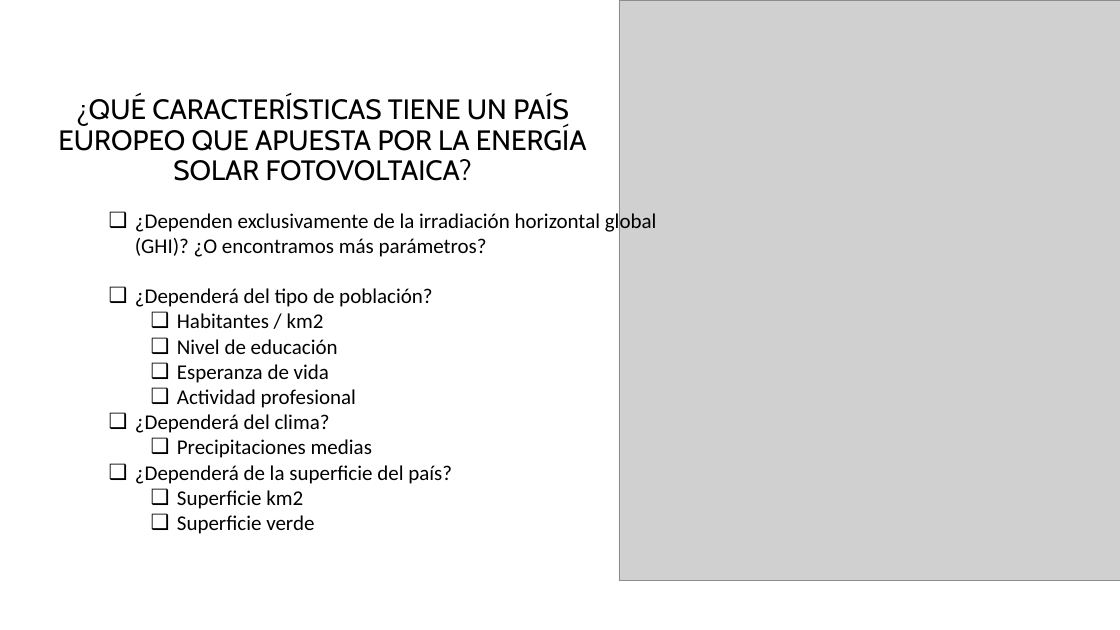
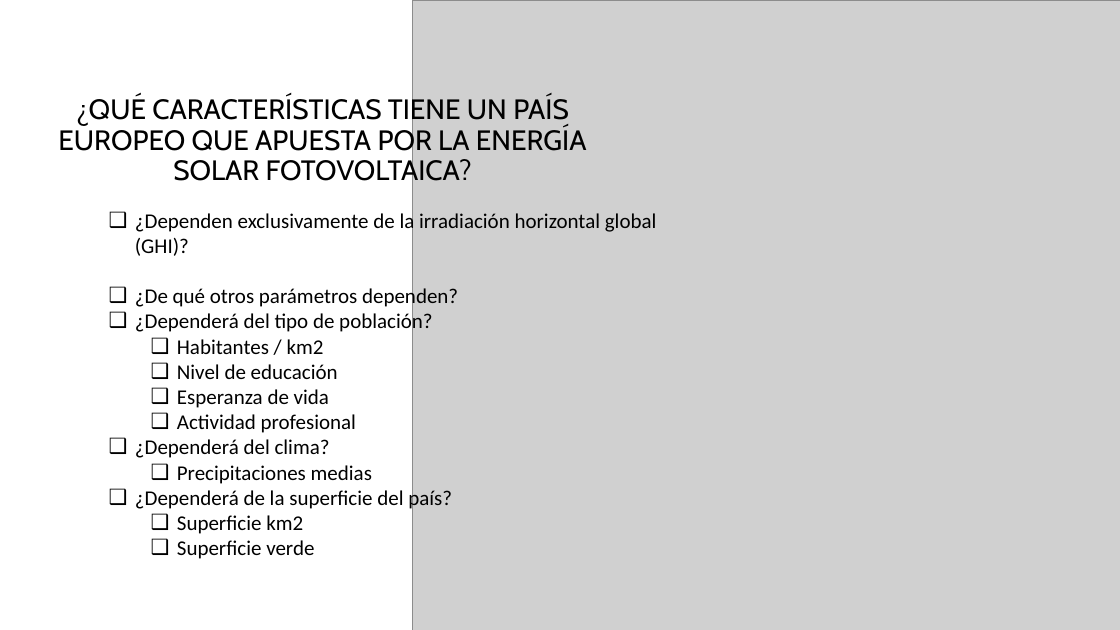
Before and after one commit to 94gema/ONLINE_DS_THEBRIDGE_GSC, a slide deck: slide 1 of SPRINT 9 -10 EDA/PPT Rev01.pptx. Drawn at 1120x630 pixels with LibreOffice and Linux fonts; fonts in the diff are those of the drawing; grey boxes stand for pictures. Boxes give left, top, right and bottom in pixels: in the first picture for what was removed or moved away, otherwise in the second. Text is boxed around its words. In the diff, an @@ line names an element or a change of style, - is before the commit and + after.

```diff
--- a/SPRINT 9 -10 EDA/PPT Rev01.pptx
+++ b/SPRINT 9 -10 EDA/PPT Rev01.pptx
@@ picture: place and size @@
-picture at (619,0,1120,581)
+picture at (413,0,1120,630)
@@ text at (135,210,657,310): text changed @@
-❑ ¿Dependen exclusivamente de la irradiación horizontal global (GHI)? ¿O encontramos más parámetros?
+❑ ¿Dependen exclusivamente de la irradiación horizontal global (GHI)?
+❑ ¿De qué otros parámetros dependen?
```
Also in this commit, not shown: 6 slides added, 25 other files.
